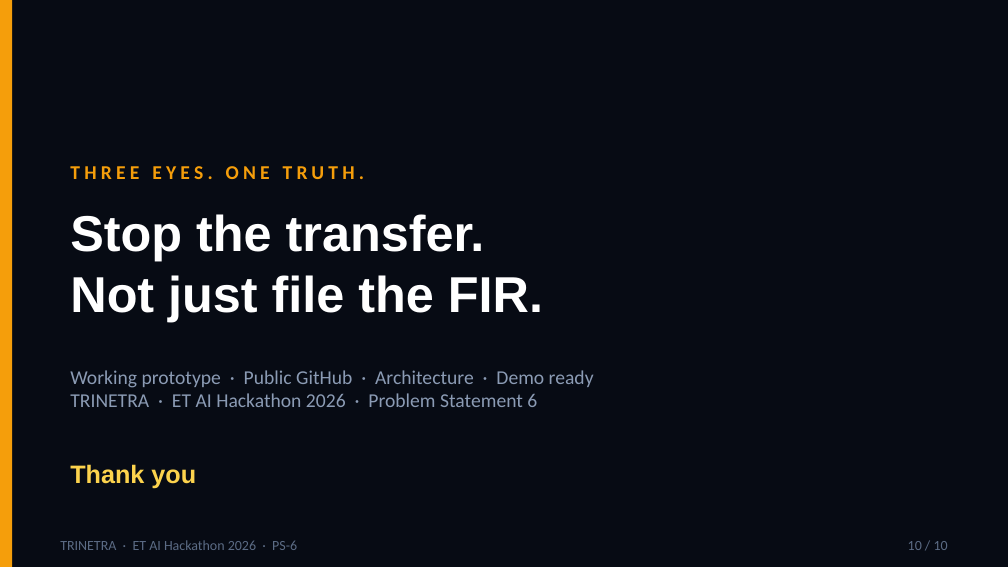
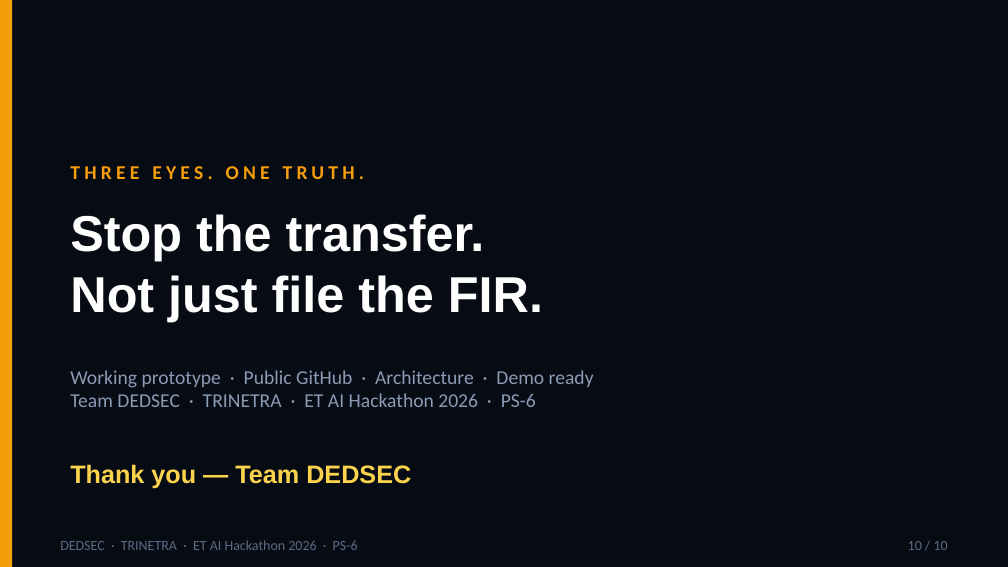
Before and after one commit to cybersd12321/trinetra-digital-public-safety, a slide deck: slide 10 of presentation/TRINETRA_ET_Hackathon_2026.pptx. Drawn at 1008x567 pixels with LibreOffice and Linux fonts; fonts in the diff are those of the drawing. Boxes give left, top, right and bottom in pixels: in the first picture for what was removed or moved away, otherwise in the second. Text is boxed around its words. In the diff, an @@ line names an element or a change of style, - is before the commit and + after.

Commit message:
DEDSEC TRINETRA: phosphor ops UI redesign, landing radar, dash free copy, Phase II ready

```diff
--- a/presentation/TRINETRA_ET_Hackathon_2026.pptx
+++ b/presentation/TRINETRA_ET_Hackathon_2026.pptx
@@ text at (x1=70, y1=393, x2=536, y2=407): text changed @@
-TRINETRA · ET AI Hackathon 2026 · Problem Statement 6
+Team DEDSEC · TRINETRA · ET AI Hackathon 2026 · PS-6
@@ text at (x1=70, y1=464, x2=411, y2=489): text changed @@
-Thank you
+Thank you — Team DEDSEC
@@ text at (x1=60, y1=540, x2=358, y2=550): text changed @@
-TRINETRA · ET AI Hackathon 2026 · PS-6
+DEDSEC · TRINETRA · ET AI Hackathon 2026 · PS-6
```
Also in this commit, not shown: 9 other slides changed, 28 other files.
